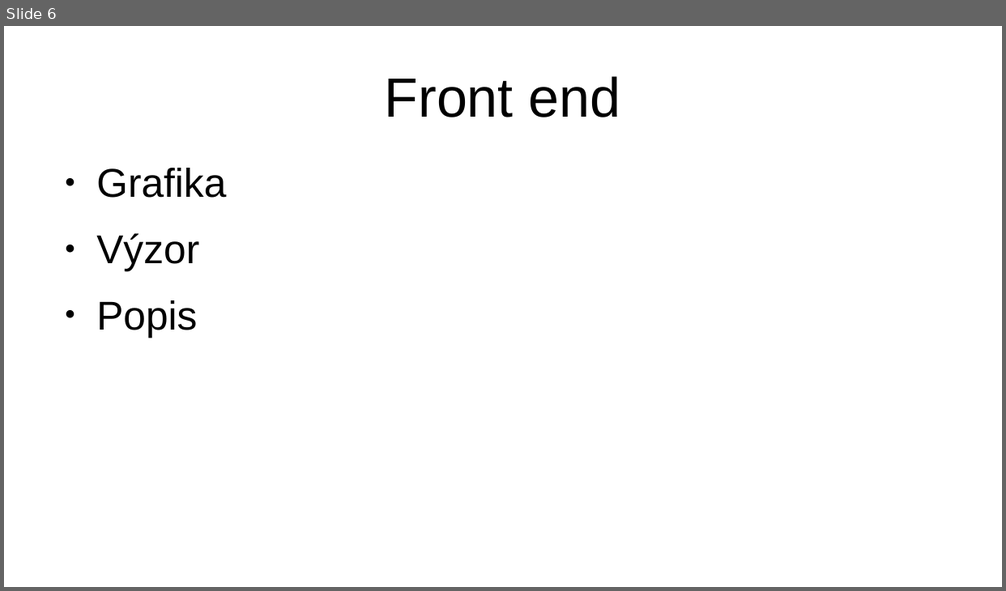
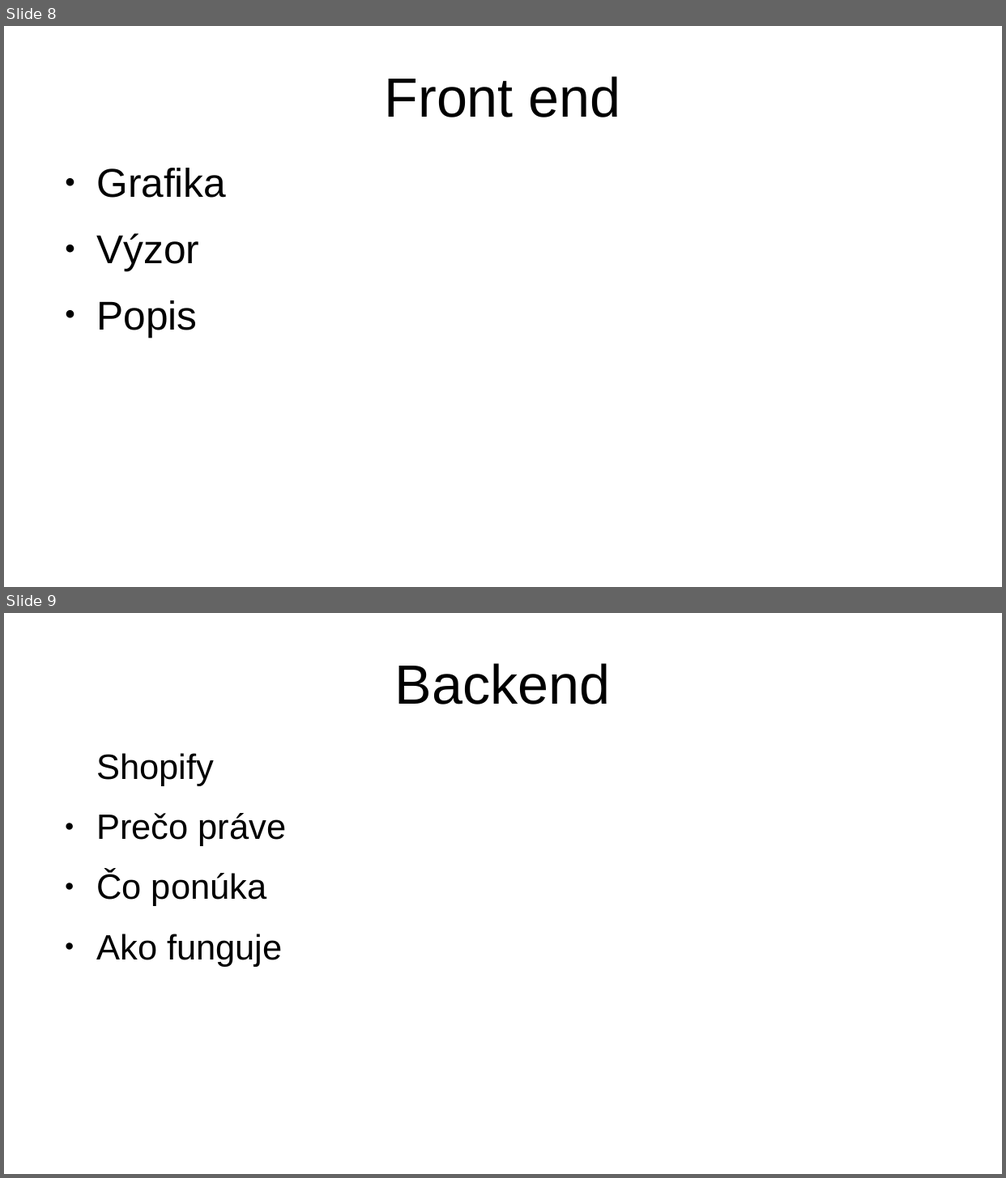
Before and after one commit to bigws1111/shopify-theme, a slide deck: numizmafilaprezentacia.odp. Shown one above the other, each under a label of ours: slide 6 before the commit, slides 8 and 9 after it. The pictures are 1006x591 and 1006x1178 pixels, drawn with LibreOffice and Linux fonts; fonts in the diff are those of the drawing. Boxes give left, top, right and bottom in pixels: in the first picture for what was removed or moved away, otherwise in the second. Text is boxed around its words. In the diff, an @@ line names an element or a change of style, - is before the commit and + after.

```diff
--- a/numizmafilaprezentacia.odp
+++ b/numizmafilaprezentacia.odp
@@ slide 9 added at (4, 613, 1002, 1174), background #FFFFFF @@
@@ title added at (395, 663, 611, 705), 44 pt, text #000000 @@
+Backend
@@ text added at (96, 753, 287, 967), 28 pt, text #000000 @@
+Shopify
+● Prečo práve
+● Čo ponúka
+● Ako funguje
@@ what was slide 6 is now slide 8 @@
```
Also in this commit, not shown: 5 slides changed, 3 other slides added, 2 slides removed.
